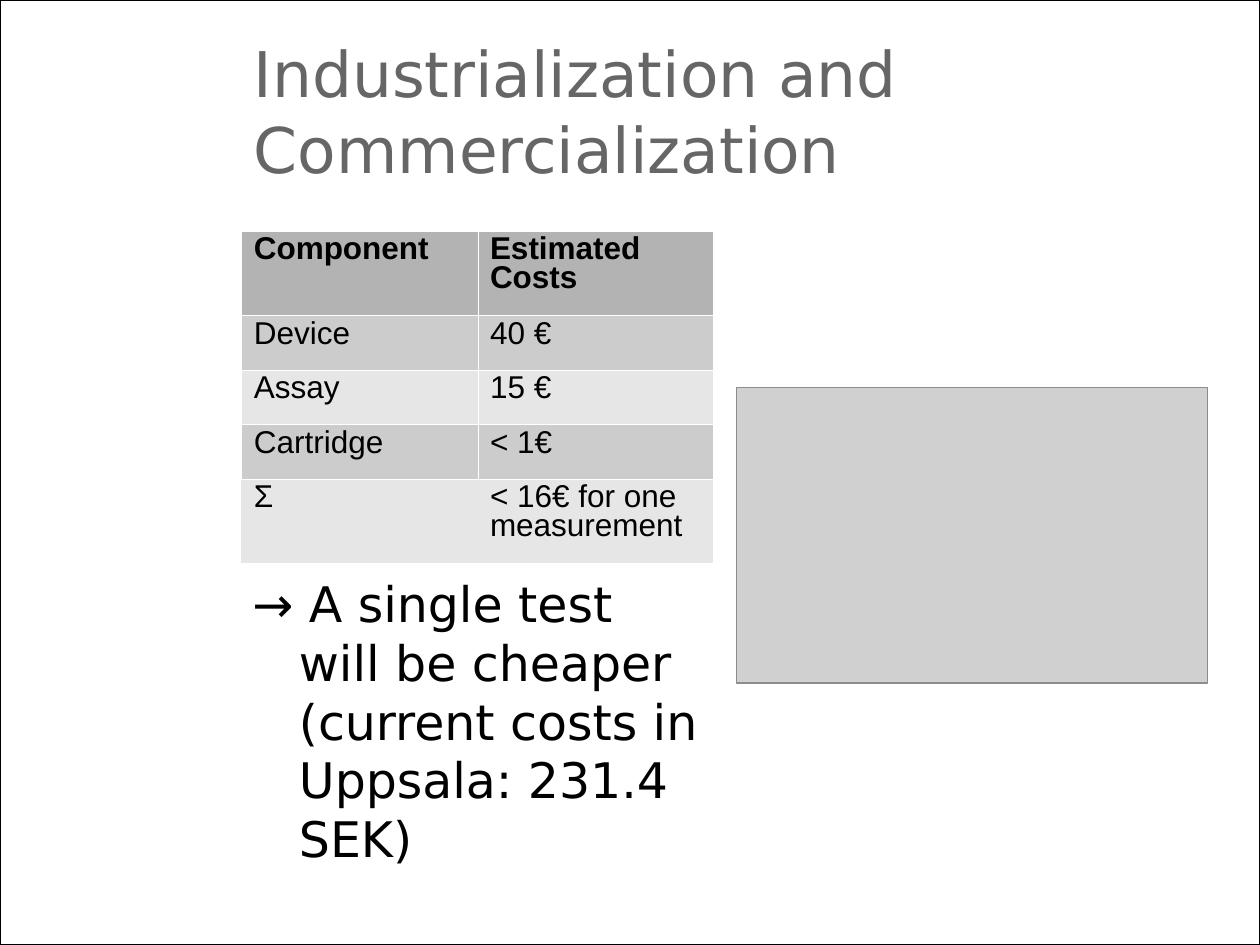
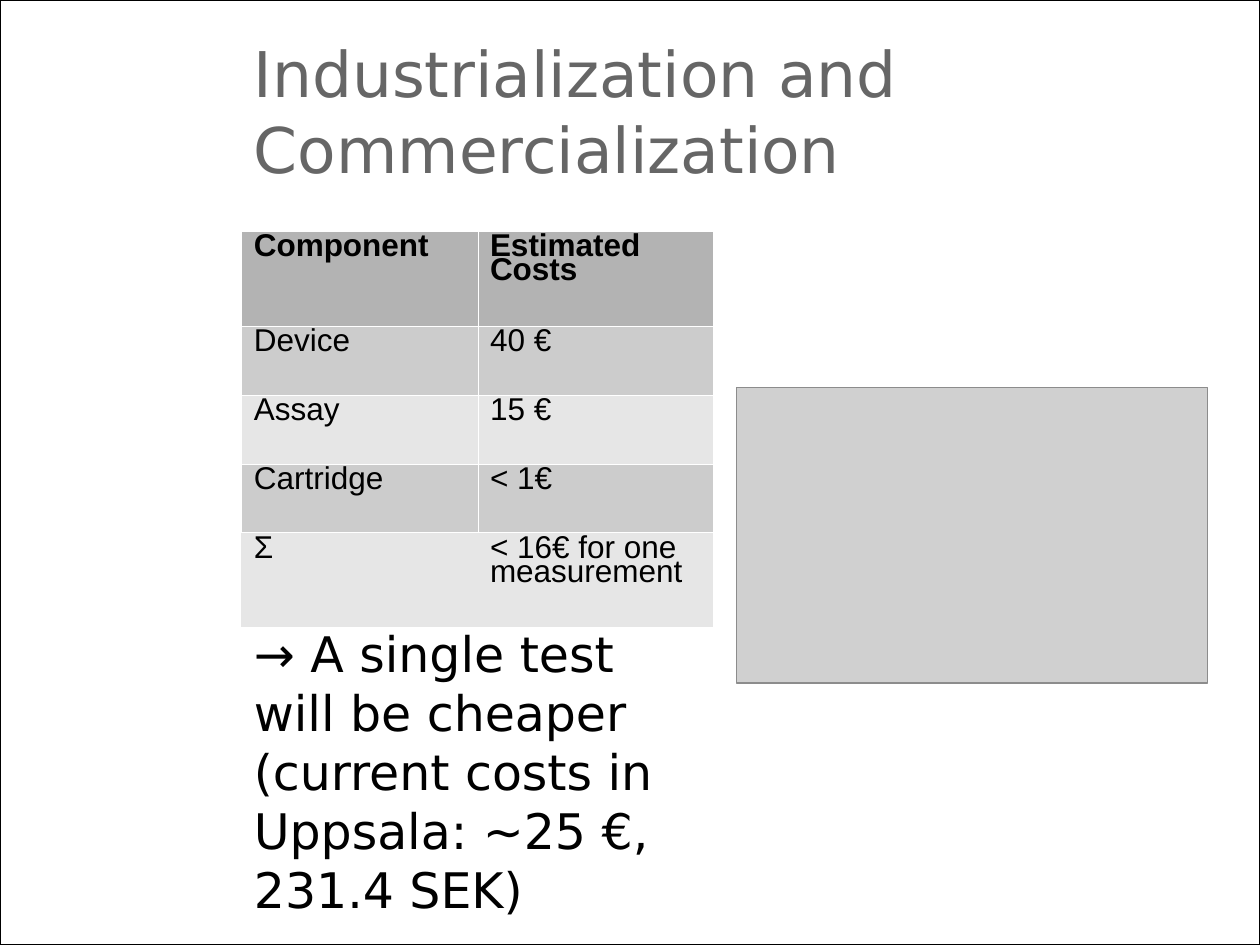
Before and after one commit to m3x1m0m/UppSense, a slide deck: slide 13 of docs/presentations/translational_pitch.ppt (slide 11 before the commit). Drawn at 1260x945 pixels with LibreOffice and Linux fonts; fonts in the diff are those of the drawing; grey boxes stand for pictures; background and template pictures are left out. Boxes give left, top, right and bottom in pixels: in the first picture for what was removed or moved away, otherwise in the second. Text is boxed around its words. In the diff, an @@ line names an element or a change of style, - is before the commit and + after.

```diff
--- a/docs/presentations/translational_pitch.ppt
+++ b/docs/presentations/translational_pitch.ppt
@@ table at (242, 231, 713, 627) @@
@@ line spacing 0.8 to 0.68 @@
@@ text at (254, 634, 653, 915): text changed @@
-→ A single test will be cheaper (current costs in Uppsala: 231.4 SEK)
+→ A single test will be cheaper (current costs in Uppsala: ~25 €, 231.4 SEK)
```
Also in this commit, not shown: 7 other slides changed, 5 slides added, 3 slides removed, 8 other files.
